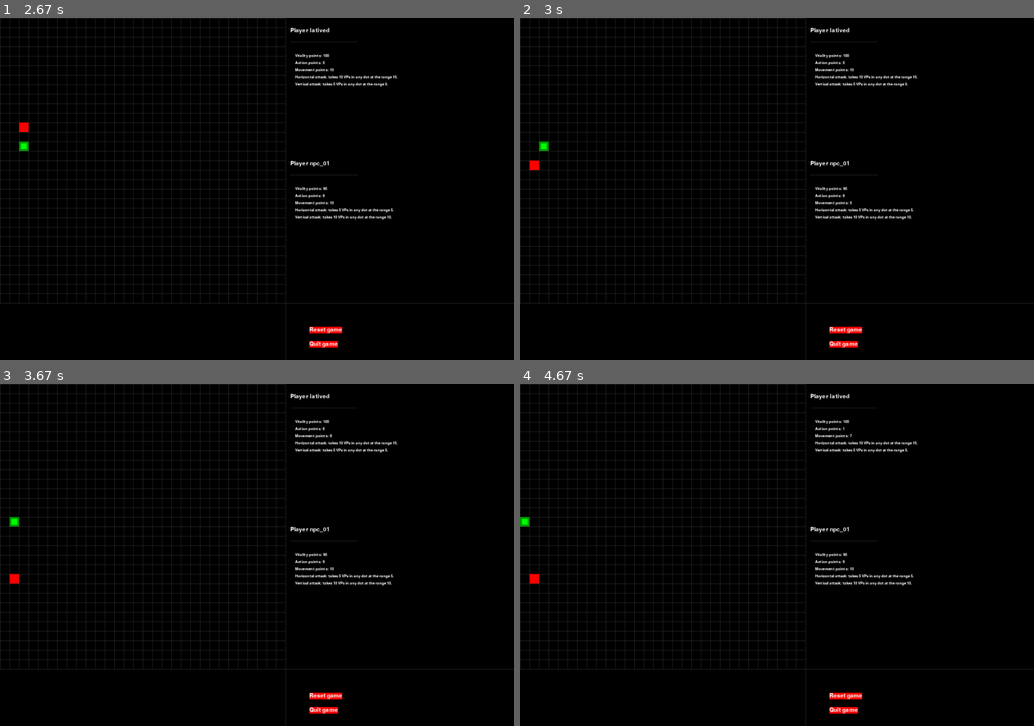
Above: before the commit, frames 1-4 (two rows, left to right).
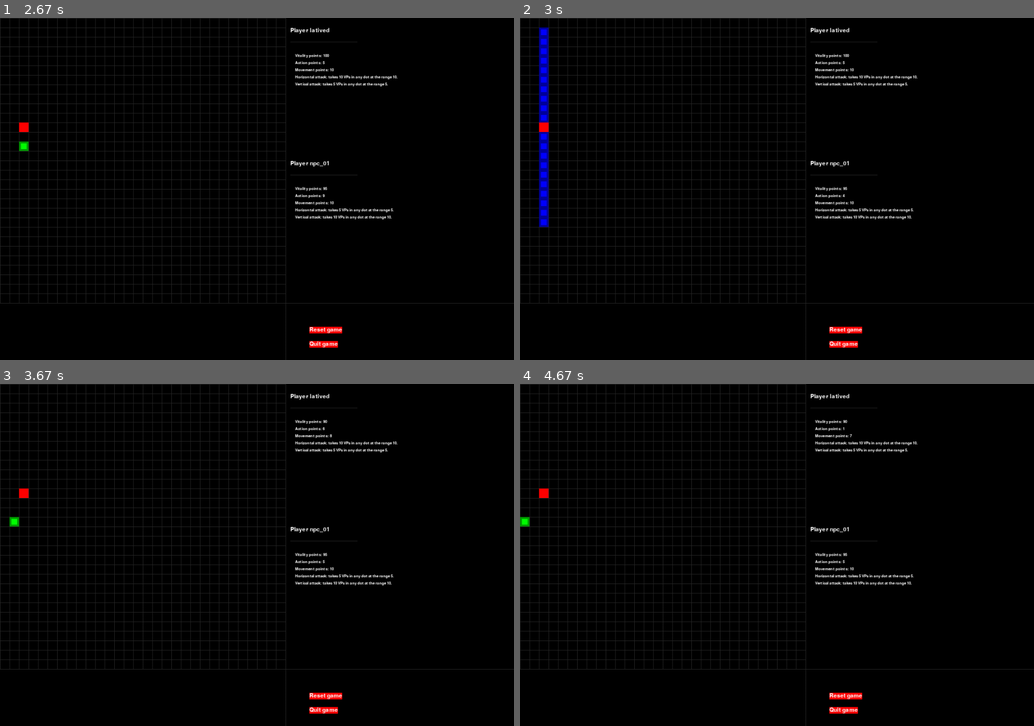
Above: after the commit, the same moments.

Repository: latived/ia2-p1
Game: pygame game, started from game.py
Two runs of this game, one before a commit and one after it. Both use one fixed random seed, a clock stepped at 60 frames per second and the inputs below.
Inputs:
- Up to frame 1 (2.67 s): tap Space at 0.33, 1.57, 1.87, 2.07, 2.37 s; tap P at 0.67, 2.5 s; hold Up 1.5-1.97 s; hold Right 2-2.47 s; tap V at 2.15 s
- Up to frame 2 (3 s): no input
- Up to frame 3 (3.67 s): hold Left 3.07-3.6 s; tap Space at 3.13 s; hold Down from 3.63 s (still down)
- Up to frame 4 (4.67 s): tap Space at 3.7, 4.43 s; tap V at 3.78 s; release Down at 4.33 s; hold Left from 4.37 s (still down)

Frame 1 is identical in both runs. In frame 2, 1.2% of the frame differs, in the area x 1-65%, y 2-62%; in frame 3, 0.1%; in frame 4, 0.1%.

Commit message:
Some minor adjustments.

Diff:
--- a/ga.py
+++ b/ga.py
@@ -79,9 +79,12 @@
 
 
     """
-    dotDirection = None  # UP, DOWN, RIGHT, LEFT (see pygame.locals)
-    dotAtkType = None    # vertical or horizontal
-    dotTurnOver = False  # simple flag indiciate if npc will pass turn
+
+    # Before find a new coordinate to go, see first if npc can attack.
+    dotCanAtk, _ = isAttackPossible(dotPlayer, dotNpc)
+
+    if dotCanAtk:
+        return [None]
 
     epoch = 0
     dotDirectionList = []
@@ -89,11 +92,13 @@
 
     progressOfIndividuals = []
 
-    while epoch <= EPOCH_LIMIT:
+    optimalFound = False
+
+    while epoch <= EPOCH_LIMIT and not optimalFound:
         epoch += 1
         # npcNewCoords is dict like Player position attribute
 
-        fitness, npcNewCoords, population = findNewCoords(dotPlayer, dotNpc, population)
+        optimalFound, fitness, npcNewCoords, population = findNewCoords(dotPlayer, dotNpc, population)
 
         progressOfIndividuals.append((epoch, fitness, npcNewCoords, len(population)))
 
@@ -102,7 +107,6 @@
         # But for now we don't. Just return a list with directions. A list as stack, remember. First moves at the top.
         dotDirectionList = transformCoordsToMoveDirections(dotNpc.position, npcNewCoords)
 
-    print(progressOfIndividuals)
 
     return dotDirectionList
 
@@ -165,7 +169,7 @@
     retCheck, (fitness, individual) = checkForOptimalIndividual(population[:len(population)//2], dotPlayer, dotNpc)
 
     if retCheck:
-        return fitness, individual, onlyCoordinates(population)
+        return retCheck, fitness, individual, onlyCoordinates(population)
 
     # Now population is a list of individuals only
     population = performCrossover(population[:len(population)//2])
@@ -186,7 +190,7 @@
 
     bestForThisEpochFitness, bestForThisEpochCoords  = population[0]
 
-    return  bestForThisEpochFitness, bestForThisEpochCoords, population
+    return retCheck, bestForThisEpochFitness, bestForThisEpochCoords, population
     # first individual, its coords; population
 
 
--- a/game.py
+++ b/game.py
@@ -51,7 +51,6 @@
     showedTurnCounter = False
 
     npcGaControlled = True  # tell if we have random actions or ga controlled actions
-    npcMoveDirectionsFound = False
 
     while True: # main game loop
         # direction = getRandomDirection()
@@ -112,6 +111,9 @@
                         dotNpc.futureMoves = ga.npcGaActions(dotPlayer, dotNpc)
                         dotDirection = dotNpc.futureMoves.pop()
                         dotCanAtk = False
+                        if dotDirection == None:
+                            dotCanAtk, dotAtkType = ga.isAttackPossible(dotPlayer, dotNpc)
+                            dotTurnOver = True
                     else:
                         # dotCantAtk is True always, here.
                         if len(dotNpc.futureMoves) == 0:
@@ -166,7 +168,7 @@
 
                 # Right place to these
                 dotCanMove = True
-                dotCanAtk = True
+                dotCanAtk = True  # for player
 
                 dotPlayer.regenerateMP()
                 dotPlayer.regenerateAP()
